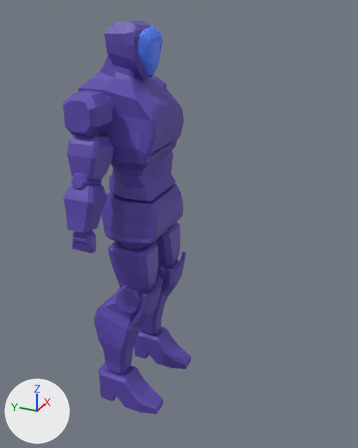
An edit to the glTF model SampleGame/resources/model/Robot/Player_Boned_IK.gltf, drawn before and after from the same camera.
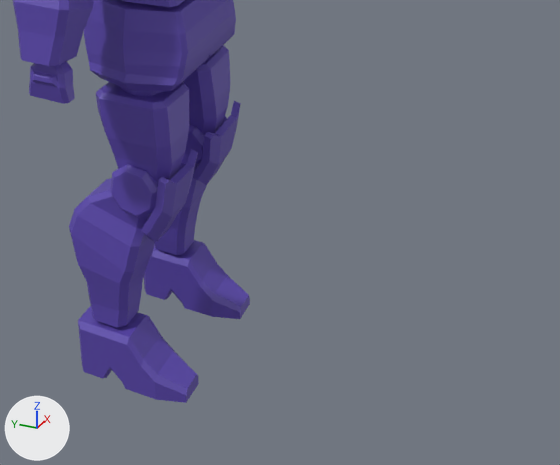
Old and new are each drawn whole from a camera (50 mm lens) standing at (-3.81, -2.12, 3.86) and looking at (0.07, -0.37, 1.92) and again close up on the part from 16% to 100% of the width and 44% to 100% of the height. The axes (+X, +Y, +Z) are drawn at lower left. The lights are the same throughout. Where no turn or scale is listed for an object, it has been applied to the vertices.

The first close-up shows 'P_Body'.
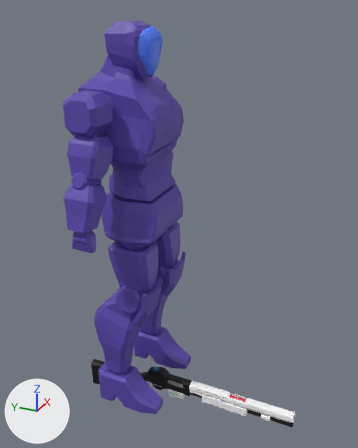
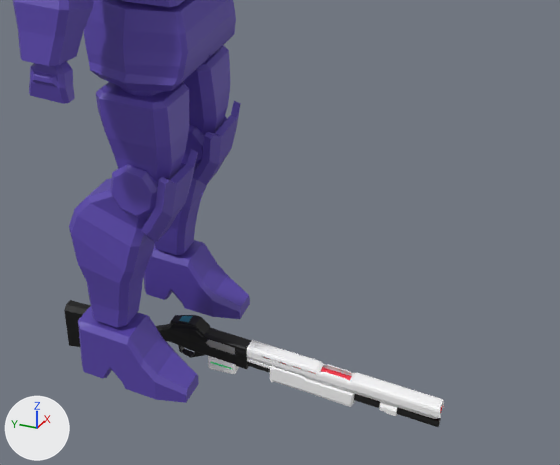
The newer file is also rescaled (x0.5), turned or shifted as a whole; pictures and numbers use the older file's frame.

Changed parts and their boxes [x1, y1, x2, y2] in the close-ups (560 x 465 px):
'G_BarrelCover', added: after [247, 340, 444, 419]
'G_Reciver', added (black): after [64, 300, 252, 369]
'G_Forend', added: after [247, 359, 355, 407]
'G_MagazineTube', added (black): after [247, 362, 441, 427]
'G_AutoLoader', added: after [208, 356, 239, 374]
'G_Barrel', added: after [265, 357, 442, 413]

The change, as a diff of the scene's bpy script:
```diff
--- a/SampleGame/resources/model/Robot/Player_Boned_IK.gltf.py
+++ b/SampleGame/resources/model/Robot/Player_Boned_IK.gltf.py
@@ img_recivertex @@
+img_recivertex = load_image('ReciverTex', 'ReciverTex.png', 1024, 1024, 'sRGB')
@@ img_magazinetubetex @@
+img_magazinetubetex = load_image('MagazineTubeTex', 'MagazineTubeTex.png', 512, 512, 'sRGB')
@@ img_forendtex @@
+img_forendtex = load_image('ForendTex', '../SkinningTest/ForendTex.png', 512, 512, 'sRGB')
@@ img_barrelcovertex @@
+img_barrelcovertex = load_image('BarrelCoverTex', '../SkinningTest/BarrelCoverTex.png', 512, 512, 'sRGB')
@@ img_barreltex @@
+img_barreltex = load_image('BarrelTex', 'BarrelTex.png', 512, 512, 'sRGB')
@@ img_autoloadertex @@
+img_autoloadertex = load_image('AutoLoaderTex', 'AutoLoaderTex.png', 512, 512, 'sRGB')
@@ mat_recivermaterial @@
+mat_recivermaterial = principled_material('ReciverMaterial')
+mat_recivermaterial.texture = img_recivertex
@@ mat_magazinetubematerial @@
+mat_magazinetubematerial = principled_material('MagazineTubeMaterial')
+mat_magazinetubematerial.texture = img_magazinetubetex
@@ mat_forendmaterial @@
+mat_forendmaterial = principled_material('ForEndMaterial')
+mat_forendmaterial.texture = img_forendtex
@@ mat_barrelcovermaterial @@
+mat_barrelcovermaterial = principled_material('BarrelCoverMaterial')
+mat_barrelcovermaterial.texture = img_barrelcovertex
@@ mat_barrelmaterial @@
+mat_barrelmaterial = principled_material('BarrelMaterial')
+mat_barrelmaterial.texture = img_barreltex
@@ mat_autoloadermaterial @@
+mat_autoloadermaterial = principled_material('AutoLoaderMaterial')
+mat_autoloadermaterial.texture = img_autoloadertex
@@ me_立方体 @@
+me_立方体.from_pydata(...)  # 807 vertices, 1636 faces; spans x -0.048..0.048, y -0.54..0.7, z -0.327..0.174
+me_立方体.materials.append(mat_recivermaterial)  # picture img_recivertex
@@ me_円柱 @@
+me_円柱.from_pydata(...)  # 32 vertices, 60 faces; spans x -0.028..0.028, y -1.649..-0.534, z -0.033..0.023
+me_円柱.materials.append(mat_magazinetubematerial)  # picture img_magazinetubetex
@@ me_立方体_004 @@
+me_立方体_004.from_pydata(...)  # 124 vertices, 240 faces; spans x -0.049..0.049, y -1.18..-0.383, z -0.061..0.052
+me_立方体_004.materials.append(mat_forendmaterial)  # picture img_forendtex
@@ me_立方体_002 @@
+me_立方体_002.from_pydata(...)  # 446 vertices, 919 faces; spans x -0.045..0.045, y -1.655..-0.542, z -0.042..0.125
+me_立方体_002.materials.append(mat_barrelcovermaterial)  # picture img_barrelcovertex
@@ me_円柱_001 @@
+me_円柱_001.from_pydata(...)  # 40 vertices, 76 faces; spans x -0.032..0.032, y -1.648..-0.529, z 0.043..0.107
+me_円柱_001.materials.append(mat_barrelmaterial)  # picture img_barreltex
@@ me_立方体_005 @@
+me_立方体_005.from_pydata(...)  # 98 vertices, 188 faces; spans x -0.037..0.037, y -0.467..-0.289, z -0.129..-0.032
+me_立方体_005.materials.append(mat_autoloadermaterial)  # picture img_autoloadertex
@@ ob_g_reciver @@
+ob_g_reciver = bpy.data.objects.new('G_Reciver', me_立方体)
+ob_g_reciver.location = (0.0, 0.0, 0.0)
@@ ob_g_magazinetube @@
+ob_g_magazinetube = bpy.data.objects.new('G_MagazineTube', me_円柱)
+ob_g_magazinetube.location = (0.0, 0.0, 0.0)
@@ ob_g_forend @@
+ob_g_forend = bpy.data.objects.new('G_Forend', me_立方体_004)
+ob_g_forend.location = (0.0, 0.0, 0.0)
@@ ob_g_barrelcover @@
+ob_g_barrelcover = bpy.data.objects.new('G_BarrelCover', me_立方体_002)
+ob_g_barrelcover.location = (0.0, 0.0, 0.0)
@@ ob_g_barrel @@
+ob_g_barrel = bpy.data.objects.new('G_Barrel', me_円柱_001)
+ob_g_barrel.location = (0.0, 0.0, 0.0)
@@ ob_g_autoloader @@
+ob_g_autoloader = bpy.data.objects.new('G_AutoLoader', me_立方体_005)
+ob_g_autoloader.location = (0.0, 0.0, 0.0)
```
